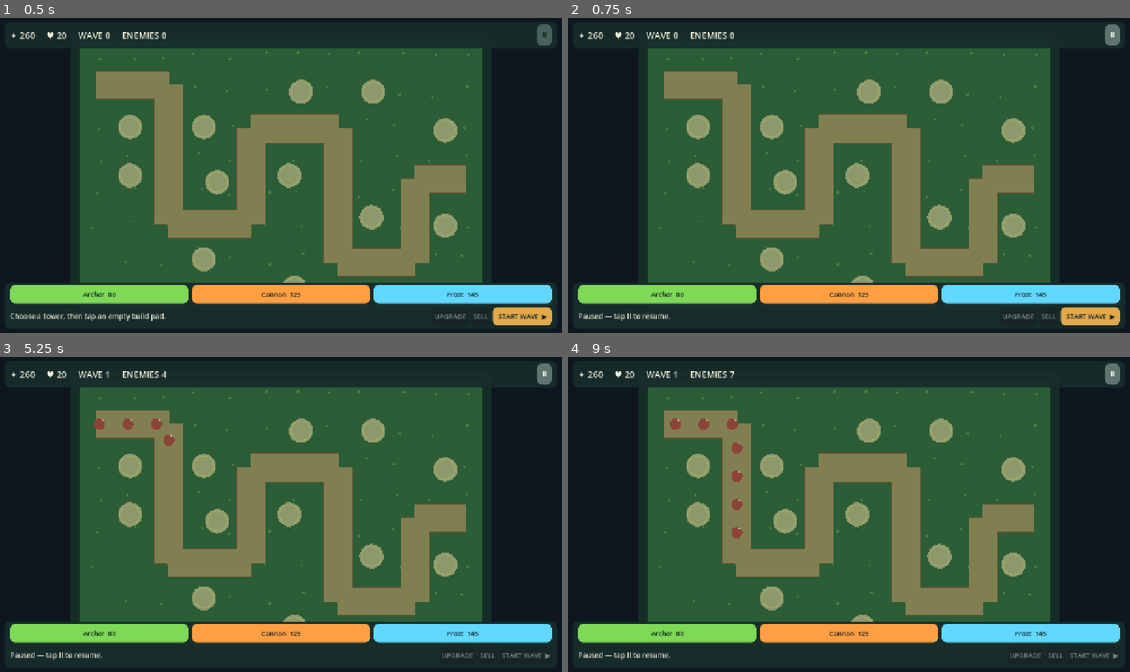
Above: before the commit, frames 1-4 (two rows, left to right).
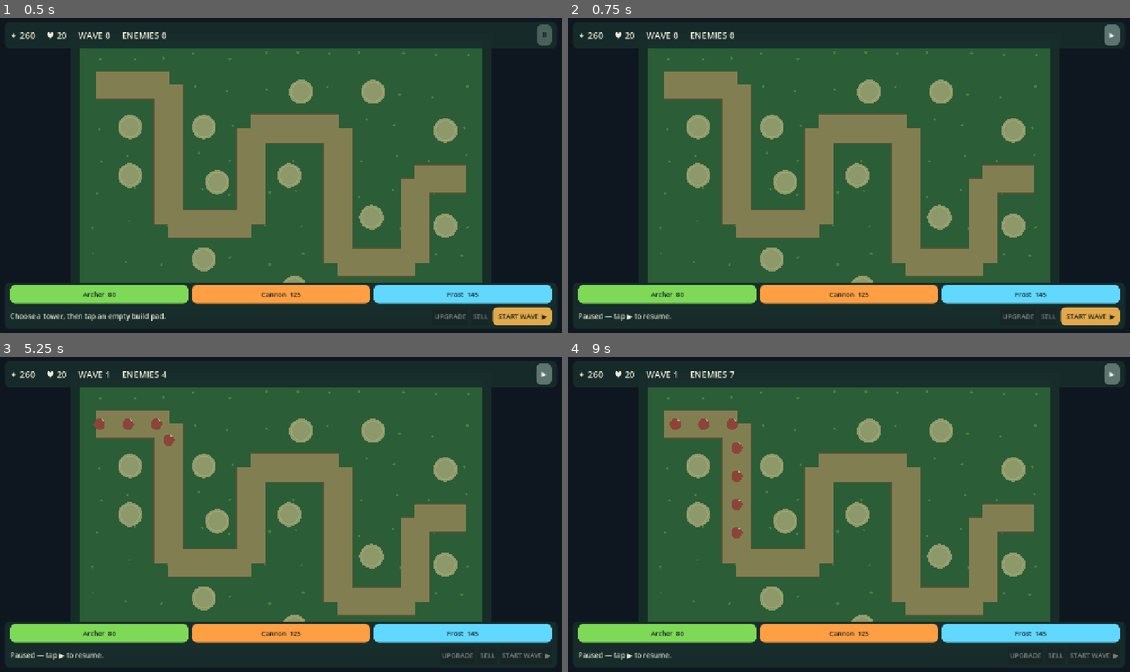
Above: after the commit, the same moments.

Repository: TraydorJ/Tower-Defense-Game
Game: Godot game, scene res://scenes/main.tscn
The game is run twice, just before and just after one commit, with the same random seed, the same clock (stepped at 60 frames per second) and the same inputs.
Inputs:
- Up to frame 1 (0.5 s): no input
- Up to frame 2 (0.75 s): click "Ⅱ" at 0.5 s
- Up to frame 3 (5.25 s): click "Ⅱ" (after the commit: "▶") at 1.25 s; click "START WAVE ▶" at 2 s; click "Archer 80" at 2.75 s; click "Cannon 125" at 3.5 s; click "Frost 145" at 4.25 s; click "Ⅱ" at 5 s
- Up to frame 4 (9 s): click "Ⅱ" (after the commit: "▶") at 5.75 s; click "Archer 80" at 6.5 s; click "Cannon 125" at 7.25 s; click "Frost 145" at 8 s; click "Ⅱ" at 8.75 s

Frame 1 is identical in both runs. In frame 2, 0.1% of the frame differs, in the area x 10-98%, y 2-96%; in frame 3, 0.1%; in frame 4, 0.1%.

Commit message:
Fix mobile restart flow and make Frost a true slow effect

Diff:
--- a/scripts/game.gd
+++ b/scripts/game.gd
@@ -1,6 +1,5 @@
 extends Node3D
 
-const BOARD_SIZE := Vector2(24.0, 16.0)
 const STARTING_GOLD := 260
 const STARTING_LIVES := 20
 const TOWER_DATA := {
@@ -47,6 +46,8 @@
 var hud_label: Label
 var message_label: Label
 var wave_button: Button
+var pause_button: Button
+var restart_button: Button
 var upgrade_button: Button
 var sell_button: Button
 var tower_buttons: Dictionary = {}
@@ -196,9 +197,13 @@
 	hud_label.add_theme_font_size_override("font_size", 20)
 	hud_label.add_theme_color_override("font_color", Color("#f4f2dc"))
 	top_row.add_child(hud_label)
-	var pause_button := _make_button("Ⅱ", Color("#48615b"))
+	pause_button = _make_button("Ⅱ", Color("#48615b"))
 	pause_button.pressed.connect(_toggle_pause)
 	top_row.add_child(pause_button)
+	restart_button = _make_button("RESTART", Color("#e2a94b"))
+	restart_button.visible = false
+	restart_button.pressed.connect(_restart_game)
+	top_row.add_child(restart_button)
 
 	var bottom := PanelContainer.new()
 	bottom.set_anchors_preset(Control.PRESET_BOTTOM_WIDE)
@@ -469,10 +474,11 @@
 func _update_enemies(delta: float) -> void:
 	for i in range(enemies.size() - 1, -1, -1):
 		var enemy: Dictionary = enemies[i]
+		var movement_factor := 1.0
 		if enemy["slow"] > 0.0:
 			enemy["slow"] = maxf(0.0, float(enemy["slow"]) - delta)
-		else:
-			enemy["distance"] = float(enemy["distance"]) + float(enemy["speed"]) * delta
+			movement_factor = 0.55
+		enemy["distance"] = float(enemy["distance"]) + float(enemy["speed"]) * movement_factor * delta
 		if float(enemy["distance"]) >= total_path_length:
 			_remove_enemy(i, false)
 			lives -= 1
@@ -548,16 +554,23 @@
 
 func _toggle_pause() -> void:
 	get_tree().paused = not get_tree().paused
+	pause_button.text = "▶" if get_tree().paused else "Ⅱ"
 	if get_tree().paused:
-		_show_message("Paused — tap Ⅱ to resume.")
+		_show_message("Paused — tap ▶ to resume.")
 	else:
 		_show_message("Defend the greenlands!")
+
+func _restart_game() -> void:
+	get_tree().paused = false
+	get_tree().reload_current_scene()
 
 func _end_game() -> void:
 	game_over = true
 	wave_active = false
 	wave_button.disabled = true
-	_show_message("The bastion has fallen. Refresh to try again.")
+	pause_button.disabled = true
+	restart_button.visible = true
+	_show_message("The bastion has fallen. Tap RESTART to try again.")
 	_update_hud()
 
 func _show_message(text: String) -> void:
